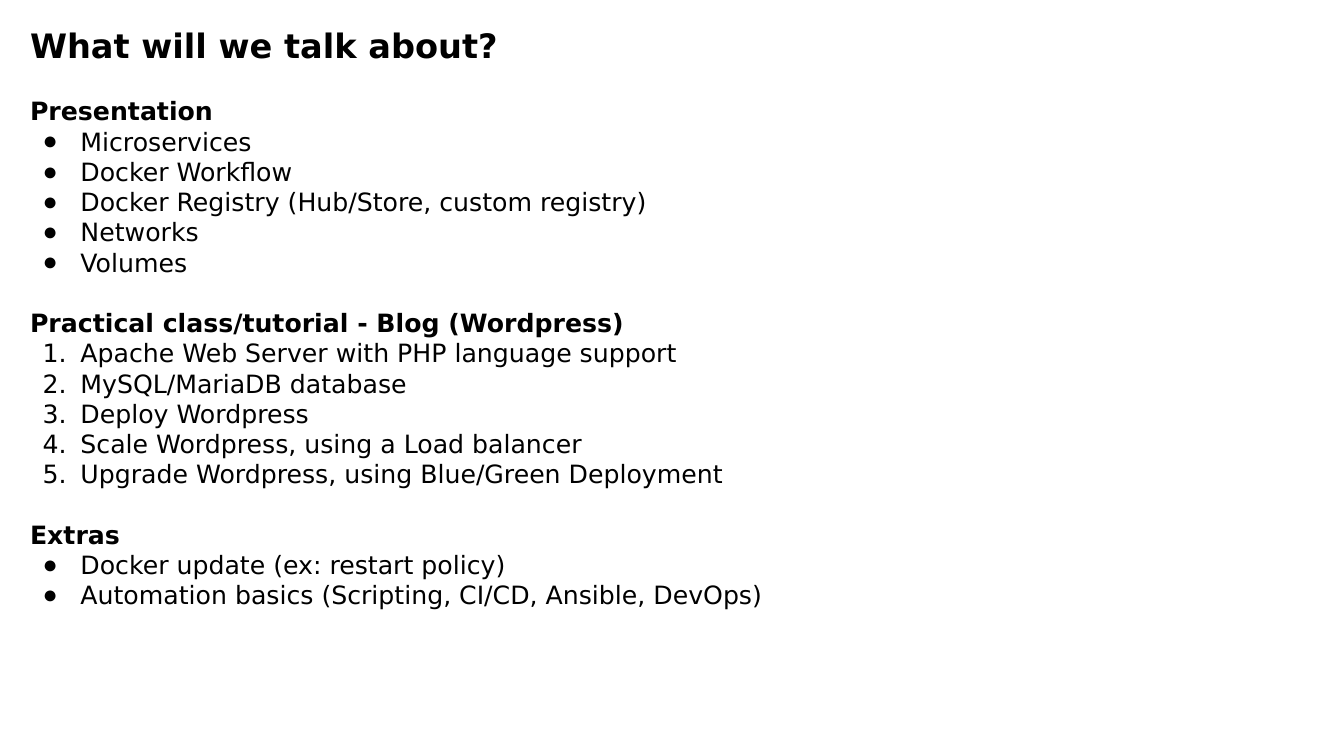
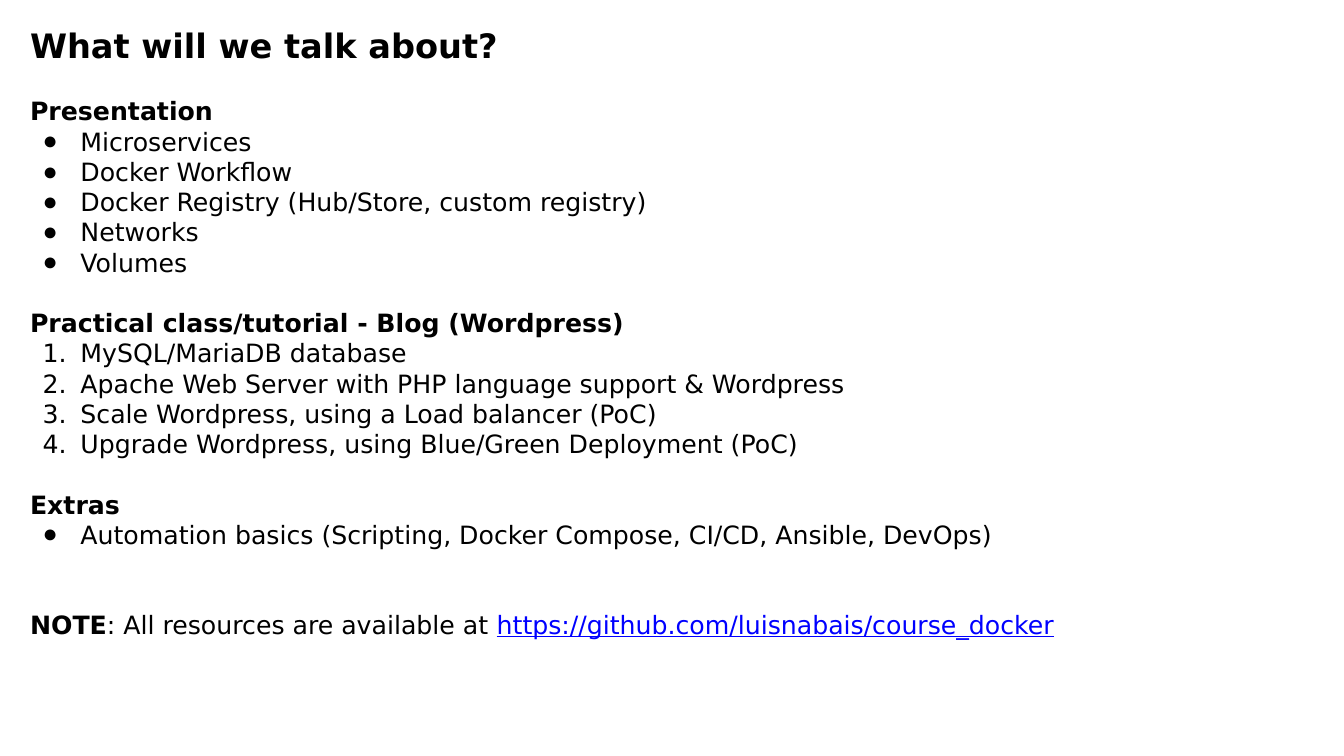
Before and after one commit to luisnabais-courses/course_docker, a slide deck: slide 3 of slides/02_intermediate_course_slides.pptx. Drawn at 1344x756 pixels with LibreOffice and Linux fonts; fonts in the diff are those of the drawing; background and template pictures are left out. Boxes give left, top, right and bottom in pixels: in the first picture for what was removed or moved away, otherwise in the second. Text is boxed around its words. In the diff, an @@ line names an element or a change of style, - is before the commit and + after.

Commit message:
- Updated slides - Moved basic website from class 1 to it's own folder in dockerfile section - created a basic docker compose file for reference of the process

```diff
--- a/slides/02_intermediate_course_slides.pptx
+++ b/slides/02_intermediate_course_slides.pptx
@@ text at (80,343,677,368): paragraph removed @@
-1. Apache Web Server with PHP language support
@@ text at (80,374,844,459): text changed @@
-3. Deploy Wordpress
-4. Scale Wordpress, using a Load balancer
-5. Upgrade Wordpress, using Blue/Green Deployment
+2. Apache Web Server with PHP language support & Wordpress
+3. Scale Wordpress, using a Load balancer (PoC)
+4. Upgrade Wordpress, using Blue/Green Deployment (PoC)
@@ text at (30,525,1054,640): text changed @@
-● Docker update (ex: restart policy)
-● Automation basics (Scripting, CI/CD, Ansible, DevOps)
+● Automation basics (Scripting, Docker Compose, CI/CD, Ansible, DevOps)
+NOTE: All resources are available at https://github.com/luisnabais/course_docker
```
Also in this commit, not shown: 14 other slides changed, 3 slides added, 1 slide removed, 5 other files.
